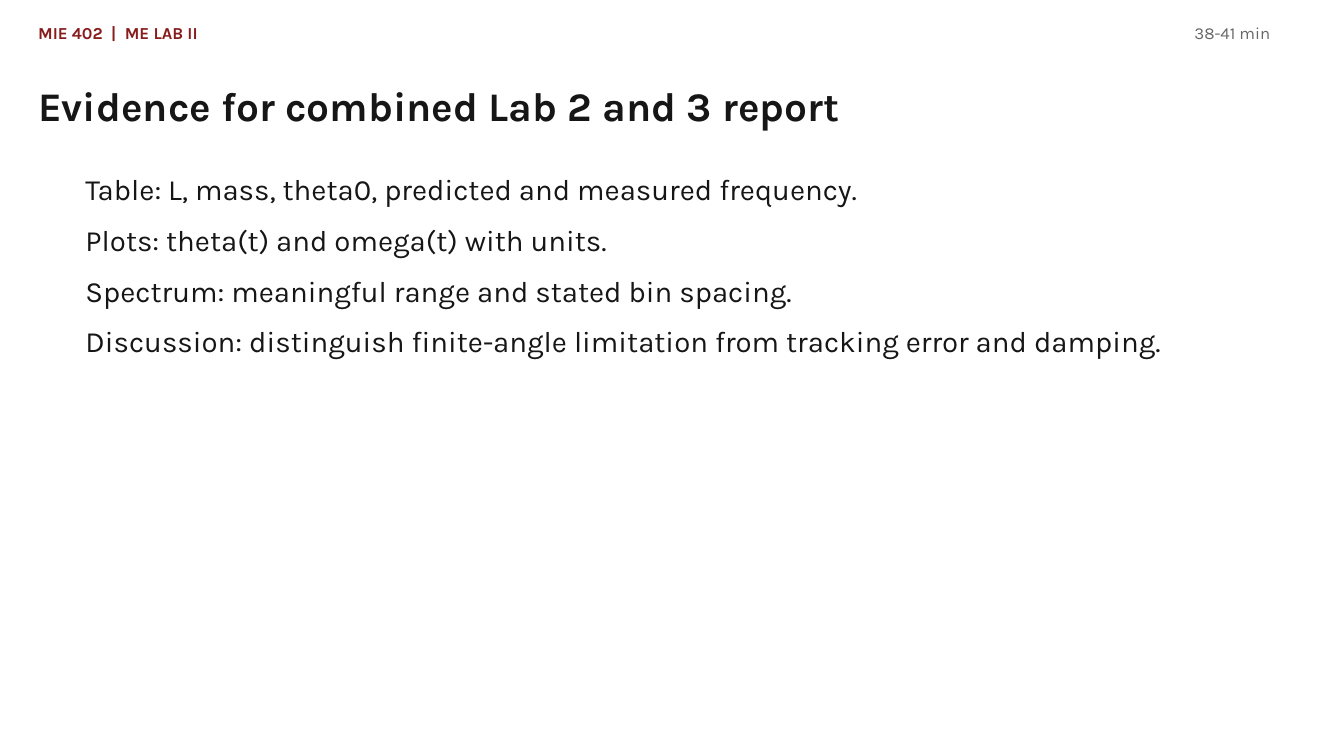
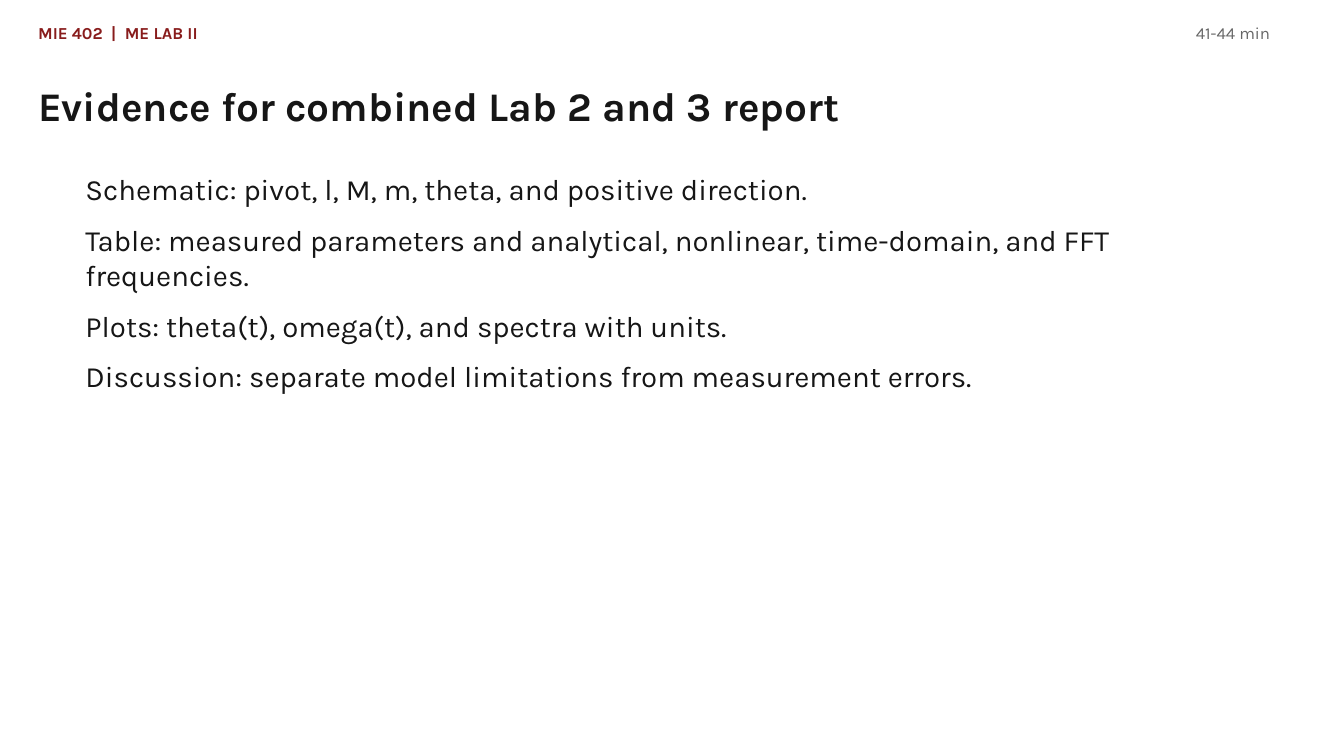
Before and after one commit to Ehsan-Roohi/MIE402-Lab, a slide deck: slide 20 of site/docs/MIE402_Lecture03_Single_Pendulum_PreLab2_Fall2026.pptx (slide 19 before the commit). Drawn at 1344x756 pixels with LibreOffice and Linux fonts; fonts in the diff are those of the drawing. Boxes give left, top, right and bottom in pixels: in the first picture for what was removed or moved away, otherwise in the second. Text is boxed around its words. In the diff, an @@ line names an element or a change of style, - is before the commit and + after.

```diff
--- a/site/docs/MIE402_Lecture03_Single_Pendulum_PreLab2_Fall2026.pptx
+++ b/site/docs/MIE402_Lecture03_Single_Pendulum_PreLab2_Fall2026.pptx
@@ text at [1196,27,1270,39]: text changed @@
-38-41 min
+41-44 min
@@ text at [85,179,1110,394]: text changed @@
-Table: L, mass, theta0, predicted and measured frequency.
-Plots: theta(t) and omega(t) with units.
-Spectrum: meaningful range and stated bin spacing.
-Discussion: distinguish finite-angle limitation from tracking error and damping.
+Schematic: pivot, l, M, m, theta, and positive direction.
+Table: measured parameters and analytical, nonlinear, time-domain, and FFT frequencies.
+Plots: theta(t), omega(t), and spectra with units.
+Discussion: separate model limitations from measurement errors.
```
Also in this commit, not shown: 18 other slides changed, 2 slides added, 1 slide removed, 7 other files.
